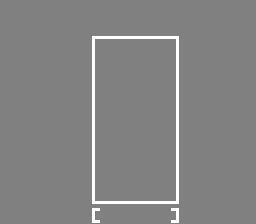
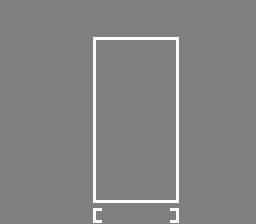
Layer changes from the first (256, 224) image to the second:
painted on "BG" over <box>92,36,179,223</box>
